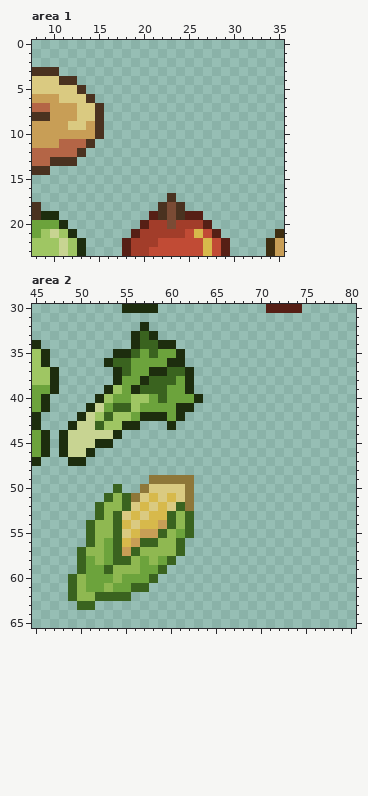
One commit to this pixel-art file: assets/img/ingredients.aseprite. Above: the version before the commit.
128x128 pixels, 1 frame. Colours within 5 levels of each other are drawn and written as one. Shown: area 1: x 8..35, y 0..23; area 2: x 45..80, y 30..65. The old version is drawn lined up with the new one.
And afterwards:
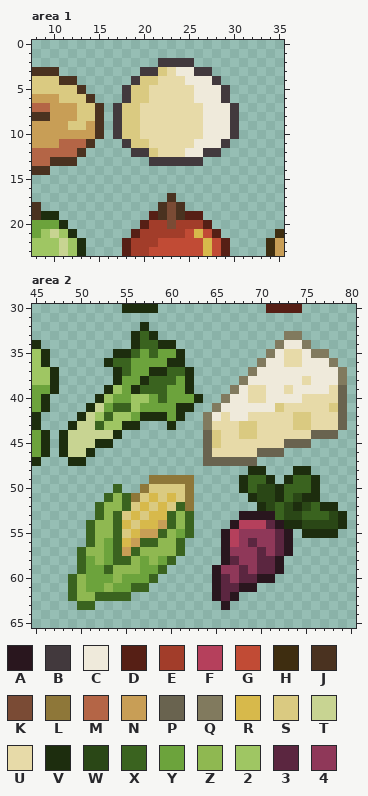
Palette (. is transparent): A #29161e  B #42393d  C #efeadb  D #561f15  E #a23d2a  F #b5405c  G #c14b35  H #3e2d10  J #4a3220  K #7a4b35  L #8e7739  M #b46546  N #c89e56  P #69634f  Q #817a5e  R #d7b94b  S #daca81  T #c8d492  U #e7daa8  V #1d2d0e  W #2a4716  X #3a631f  Y #6ca33c  Z #8fb851  2 #9fc663  3 #5b2640  4 #8f3859
Diff:
drawings rearranged on the sheet (the old picture shows each at its new place; 2 dropped ones are not shown)
Area 1:
y 2: x 22..25 .... -> BBBB
y 3: x 20..27 ........ -> BBSUCCBB
y 4: x 19..28 .......... -> BSSUUUCCCB
y 5..6: x 18..29 ............ -> BSSUUUUUCCCB
y 7..10: x 17..30 .............. -> BSSUUUUUUUCCCB
y 11: x 18..29 ............ -> BSSUUUUUCCCB
y 12: x 19..28 .......... -> BBSUUUCCBB
y 13: x 21..26 ...... -> BBBBBB
Area 2:
y 33: x 73..74 .. -> QQ
y 34: x 72..75 .... -> QCCQ
y 35: x 71..77 ....... -> QCUUCQQ
y 36: x 70..78 ......... -> QCCUUCCCQ
y 37: x 69..79 ........... -> QCCCCCCCCCQ
y 38: x 68..79 ............ -> QCCCCCCUCCCQ
y 39: x 67..79 ............. -> QCUUCCUCCCCUP
y 40: x 66..79 .............. -> QCCUUCCCCUUUUP
y 41: x 65..79 ............... -> QCCCCCCSUUUUUSP
y 42: x 64..79 ................ -> QCUCCUUUUUSSUUUP
y 43: x 64..79 ................ -> QUUUSSUUUUSSUUUP
y 44: x 64..78 ............... -> PSUUSSUUUUUUPPP
y 45: x 64..75 ............ -> PSUUUUUUUPPP
y 46: x 64..72 ......... -> PUUUUUPPP
y 47: x 64..69 ...... -> PPPPPP
y 48: x 69..70 .. -> VV; x 74..75 .. -> VV
y 49: x 68..71 .... -> VXXV; x 73..76 .... -> VXXV
y 50: x 68..76 ......... -> VXWWVXXXV
y 51: x 69..76 ........ -> VWWVXWVV
y 52: x 70..78 ......... -> VWXWVWXVV
y 53: x 68..79 ............ -> AAAAXWWXXXWV
y 54: x 67..79 ............. -> AFFF3AVVWWWWV
y 55: x 66..73 ........ -> AF44443A; x 75..78 .... -> VVVV
y 56: x 66..73 ........ -> AF43443A
y 57: x 66..73 ........ -> A444343A
y 58: x 66..72 ....... -> A34433A
y 59: x 65..72 ........ -> A443433A
y 60: x 65..71 ....... -> A3433AA
y 61: x 65..69 ..... -> A33AA
y 62: x 65..67 ... -> A3A
y 63: x 66 . -> A
